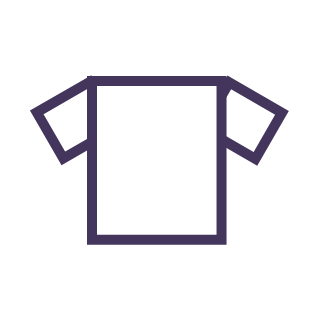
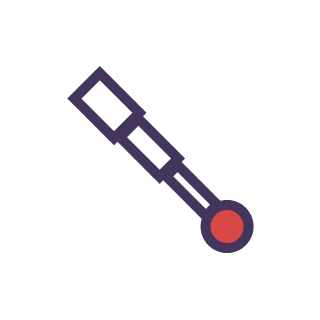
Layers edited between the first and the second 320 × 320 image:
pixels changed over 30, 66, 289, 253 (layer not identified)
